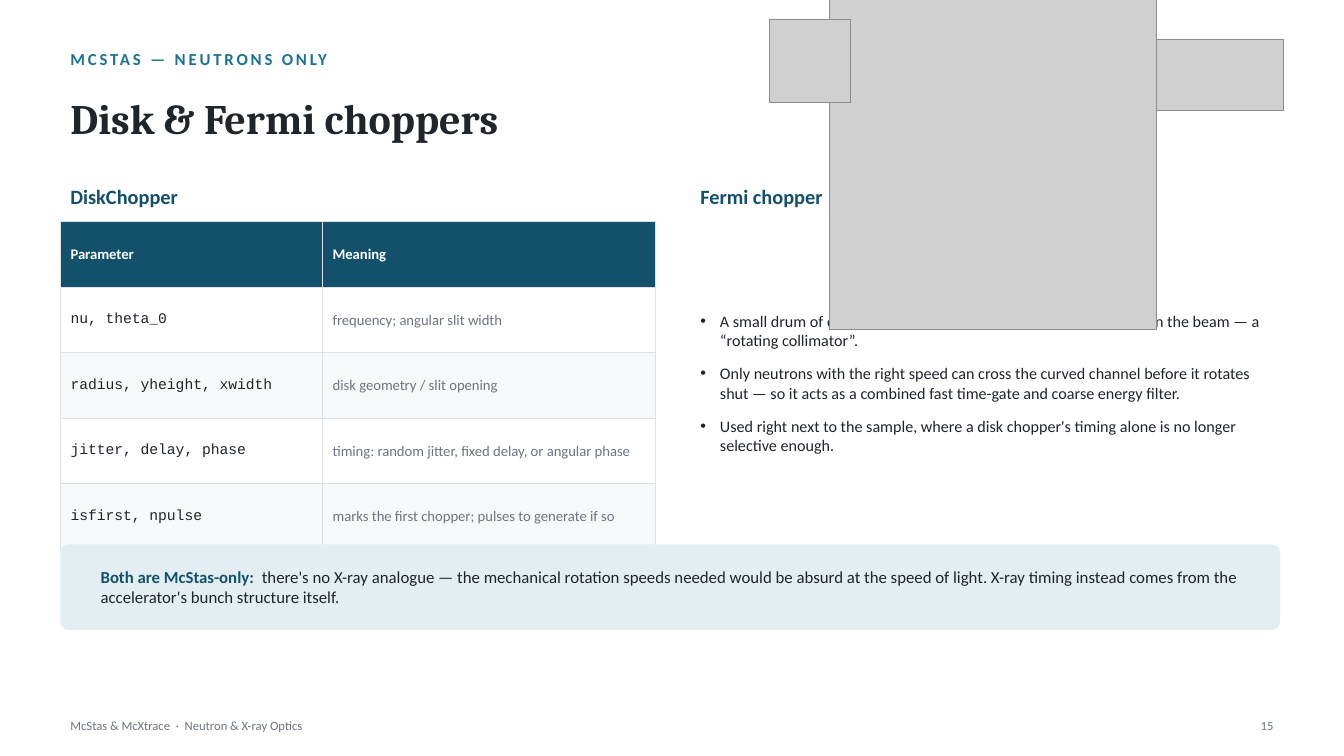
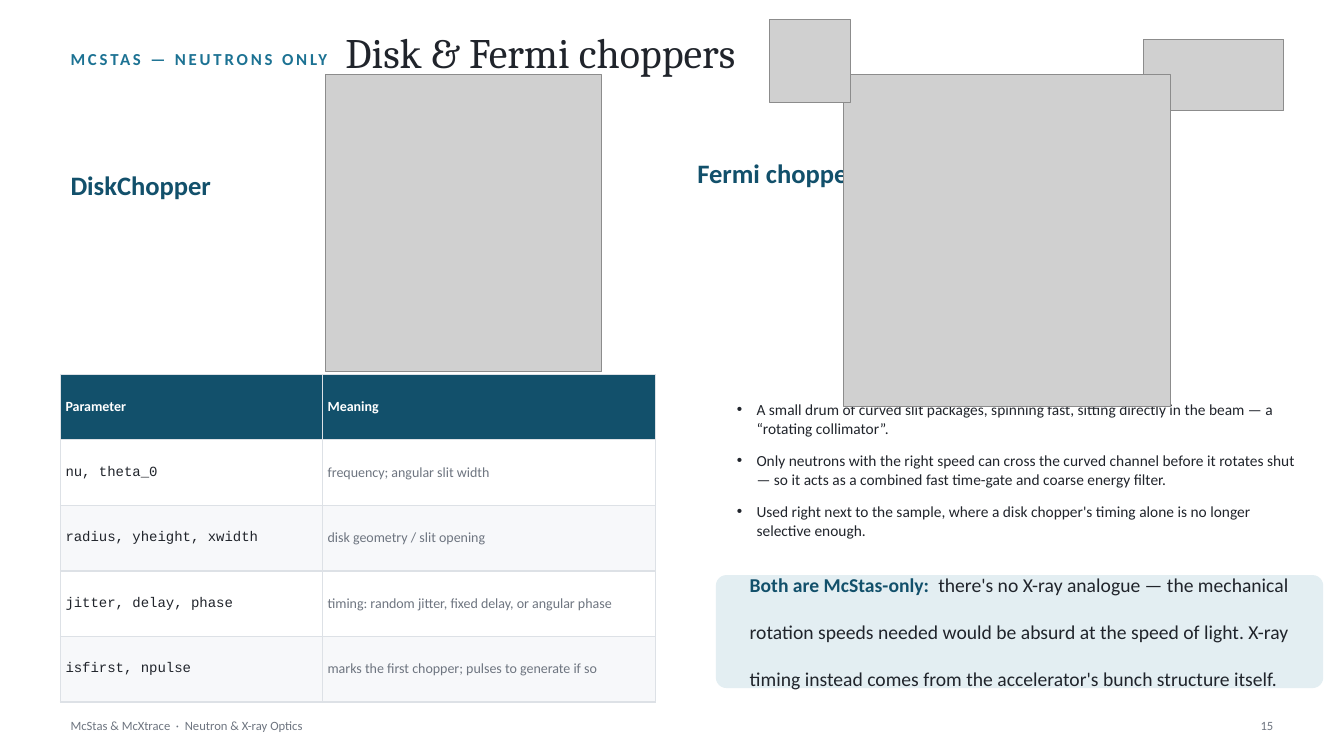
Before and after one commit to mccode-dev/PaNRAID, a slide deck: slide 15 of 22_September_Tuesday/03_morning_sources_detectors/Optics/McStas_McXtrace_Optics.pptx. Drawn at 1344x756 pixels with LibreOffice and Linux fonts; fonts in the diff are those of the drawing; grey boxes stand for pictures. Boxes give left, top, right and bottom in pixels: in the first picture for what was removed or moved away, otherwise in the second. Text is boxed around its words. In the diff, an @@ line names an element or a change of style, - is before the commit and + after.

```diff
--- a/22_September_Tuesday/03_morning_sources_detectors/Optics/McStas_McXtrace_Optics.pptx
+++ b/22_September_Tuesday/03_morning_sources_detectors/Optics/McStas_McXtrace_Optics.pptx
@@ text "Disk & Fermi choppers": place and size @@
-text "Disk & Fermi choppers" at [70,105,499,143]
+text "Disk & Fermi choppers" at [345,39,735,78]
@@ text "Disk & Fermi choppers" at [345,39,735,78]: bold off @@
@@ text "MCSTAS — NEUTRONS ONLY" rewrapped from [164,571,254,586] to [824,578,929,595] @@
@@ picture added at [326,75,601,372] @@
@@ picture: place and size @@
-picture at [830,0,1157,330]
+picture at [844,75,1172,407]
@@ text "DiskChopper": place and size @@
-text "DiskChopper" at [70,189,177,208]
+text "DiskChopper" at [71,176,211,200]
@@ text "DiskChopper" at [71,176,211,200]: size 14.5 to 19 pt @@
@@ text "Fermi chopper" at [697,161,857,189]: size 14.5 to 19 pt @@
@@ text "Fermi chopper": place and size @@
-text "Fermi chopper" at [700,189,823,208]
+text "Fermi chopper" at [697,161,857,189]
@@ table at [60,374,655,702] @@
@@ size 10.5 to 10 pt @@
@@ table: place and size @@
-table at [60,222,655,549]
+table at [60,374,655,702]
@@ text "A small drum of curved ...": place and size @@
-text "A small drum of curved ..." at [720,314,1260,454]
+text "A small drum of curved ..." at [757,402,1294,539]
@@ text "A small drum of curved ..." at [757,402,1294,539]: size 11.5 to 11 pt @@
@@ rounded rectangle removed at [60,544,1280,630] @@
@@ rounded rectangle added at [716,575,1324,688], fill #E3EEF2 @@
@@ text "Both are McStas-only: there's no ...": place and size @@
-text "Both are McStas-only: there's no ..." at [101,571,1237,603]
+text "Both are McStas-only: there's no ..." at [750,578,1288,690]
@@ text "Both are McStas-only: there's no ..." at [750,578,1288,690]: size 12 to 14 pt @@
```
Also in this commit, not shown: 16 other slides changed, 1 other file.
